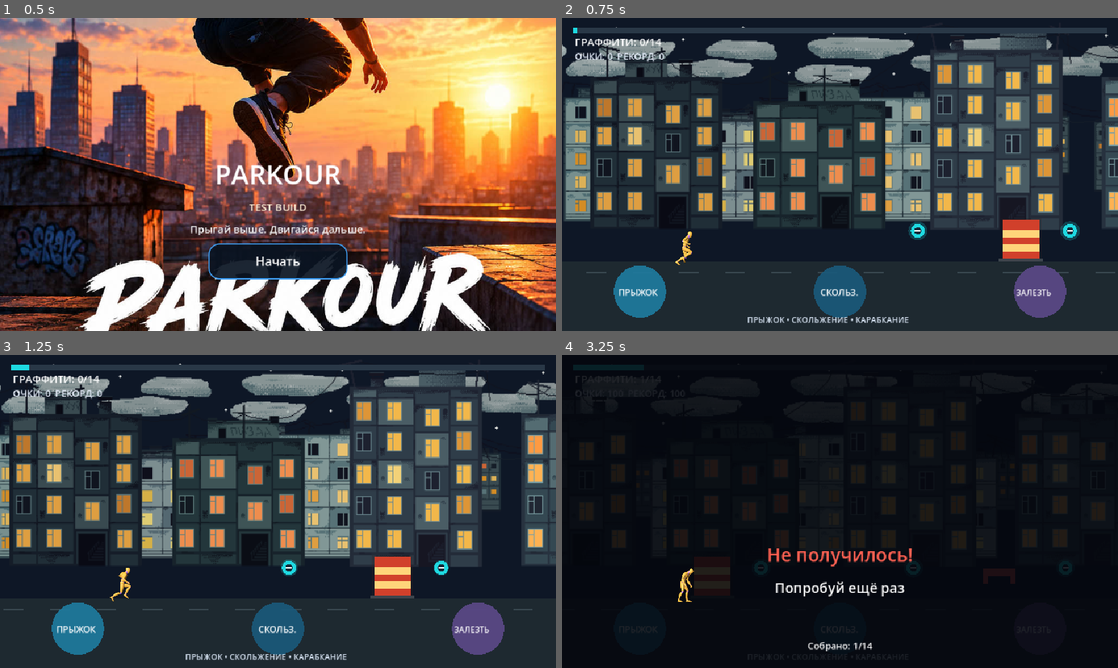
Above: before the commit, frames 1-4 (two rows, left to right).
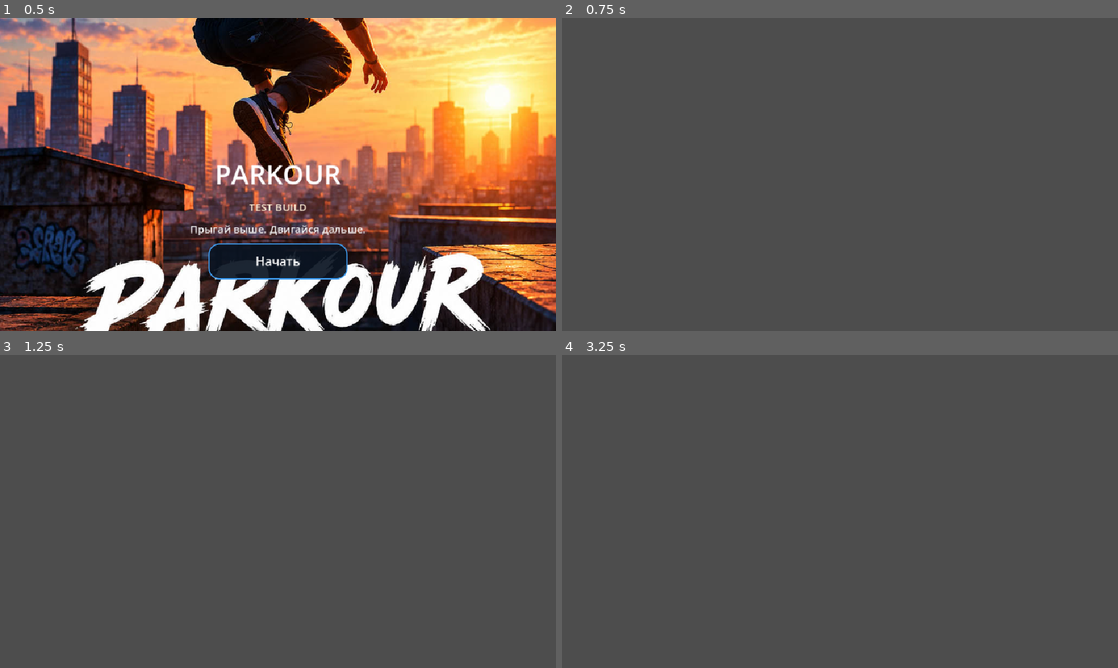
Above: after the commit, the same moments.

Repository: starden-opsv/Parkour
Game: Godot game, scene res://main.tscn
The game is run twice, just before and just after one commit, with the same random seed, the same clock (stepped at 60 frames per second) and the same inputs.
Inputs (mouse positions are in pixels of both pictures, inside the frame that each line leads up to):
- Up to frame 1 (0.5 s): no input
- Up to frame 2 (0.75 s): click "Начать" at 0.5 s
- Up to frame 3 (1.25 s): no input
- Up to frame 4 (3.25 s): tap Enter at 1.25, 2.1 s; move the mouse to (962, 495) at 1.27 s; hold Right 1.28-2.03 s; tap R at 1.35 s; click (962, 495) at 1.42 s; tap Space at 1.52, 2.27 s; move the mouse to (728, 527) at 2.02 s; hold Down 2.03-2.78 s; move the mouse to (895, 442) at 2.77 s; hold Right from 2.78 s (still down); tap 1 at 2.85 s

Frame 1 is identical in both runs. In frame 2, 93% of the frame differs, in the area x 0-100%, y 0-100%; in frame 3, 93%; in frame 4, 100%.
Error after the commit: Parse Error: Identifier "all_collected" not declared in the current scope. (res://level_1.gd:742)

Commit message:
Remove obsolete procedural mural state

Diff:
--- a/level_1.gd
+++ b/level_1.gd
@@ -735,7 +735,6 @@
 	var success := result_text != "Не получилось!"
 	if success:
 		# The wall is the end-of-level reward: unfinished unless every tag was collected.
-		var all_collected := _collected_count() == pickup_positions.size()
 		var mural_rect := Rect2(w * 0.16, h * 0.08, w * 0.68, h * 0.50)
 		_draw_example_graffiti(mural_rect)
 		var count := _collected_count()
